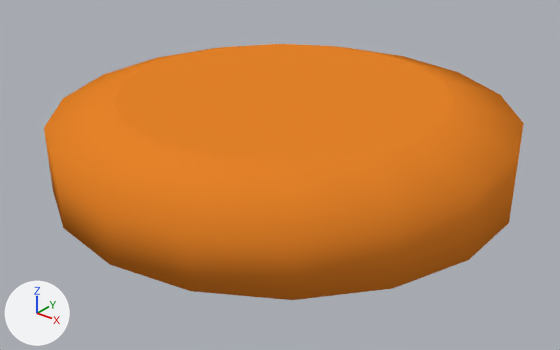
A saved change to the Blender file parts/KKT-M50/Unity/Assets/PartTools/model.blend.
Before and after are seen from a 50 mm camera at (0.681, -0.861, 0.473) aimed at (0.009, -0.022, -0.047). Lighting does not change. The marker at lower left points along +X, +Y and +Z.

The first picture shows 'Tank'.
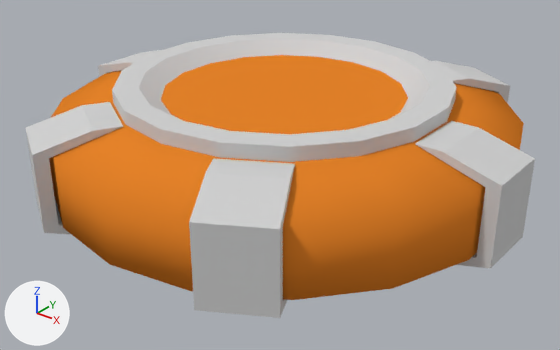
The change, as a list of edits to the scene's bpy script:
```text
Add mat_texture_001:
    mat_texture_001 = diffuse_material('Texture.001')
    mat_texture_001.base_color = (0.64, 0.64, 0.64)  # light grey #d1d1d1
Add me_cube_001:
    me_cube_001.from_pydata(...)  # 16 vertices, 14 faces; spans x -0.37..-0.25, y -0.05..0.05, z -0.08..0.08
    me_cube_001.materials.append(mat_texture_001)  # its picture is missing
Add me_cube_002:
    me_cube_002.from_pydata(...)  # 16 vertices, 14 faces; spans x -0.228..-0.082, y -0.345..-0.192, z -0.08..0.08
    me_cube_002.materials.append(mat_texture_001)  # its picture is missing
Add me_cube_003:
    me_cube_003.from_pydata(...)  # 16 vertices, 14 faces; spans x 0.082..0.228, y -0.345..-0.192, z -0.08..0.08
    me_cube_003.materials.append(mat_texture_001)  # its picture is missing
Add me_cube_004:
    me_cube_004.from_pydata(...)  # 16 vertices, 14 faces; spans x 0.25..0.37, y -0.05..0.05, z -0.08..0.08
    me_cube_004.materials.append(mat_texture_001)  # its picture is missing
Add me_cube_005:
    me_cube_005.from_pydata(...)  # 16 vertices, 14 faces; spans x 0.082..0.228, y 0.192..0.345, z -0.08..0.08
    me_cube_005.materials.append(mat_texture_001)  # its picture is missing
Add me_cylinder_005:
    me_cylinder_005.from_pydata(...)  # 108 vertices, 108 faces; spans x -0.246..0.246, y -0.25..0.25, z 0.08..0.1
    me_cylinder_005.polygons.foreach_set('use_smooth', [True] * 108)
    me_cylinder_005.materials.append(mat_texture_001)  # its picture is missing
Add ob_support:
    ob_support = bpy.data.objects.new('Support', me_cube_001)
    ob_support.parent = ob_tank
    ob_support.location = (0.0, 0.0, 0.0)
Add ob_support_001:
    ob_support_001 = bpy.data.objects.new('Support.001', me_cube_002)
    ob_support_001.parent = ob_tank
    ob_support_001.location = (0.0, 0.0, 0.0)
Add ob_support_002:
    ob_support_002 = bpy.data.objects.new('Support.002', me_cube_003)
    ob_support_002.parent = ob_tank
    ob_support_002.location = (0.0, 0.0, 0.0)
Add ob_support_003:
    ob_support_003 = bpy.data.objects.new('Support.003', me_cube_004)
    ob_support_003.parent = ob_tank
    ob_support_003.location = (0.0, 0.0, 0.0)
Add ob_support_004:
    ob_support_004 = bpy.data.objects.new('Support.004', me_cube_005)
    ob_support_004.parent = ob_tank
    ob_support_004.location = (0.0, 0.0, 0.0)
Add ob_ring:
    ob_ring = bpy.data.objects.new('Ring', me_cylinder_005)
    ob_ring.parent = ob_tank
    ob_ring.location = (0.0, 0.0, 0.0)
```

What differs and where, as boxes [x1, y1, x2, y2] in the pictures (560 x 350 px):
'Ring', added: after [112, 33, 457, 162]
'Support.002', added: after [189, 158, 295, 318]
'Support.003', added: after [415, 121, 535, 269]
'Support.001', added: after [26, 102, 123, 234]
'Support.004', added: after [431, 61, 510, 103]
'Support', added: after [98, 50, 161, 77]
